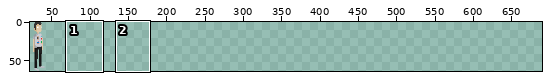
Edited in one commit: sprite sheet (img/player.png). Above: a wide view before the commit, with the close-up outlined.
Close-up. Before:
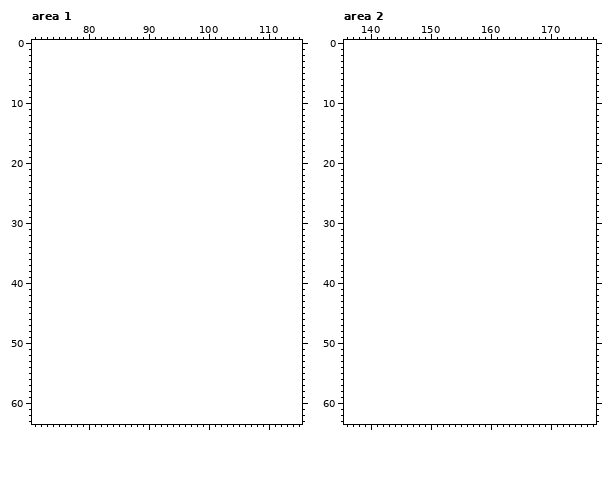
The file is 64x64 pixels. Colours within 5 levels of each other are drawn and written as one. Shown: area 1: x 71..115, y 0..63; area 2: x 136..177, y 0..63. The old version is drawn lined up with the new one, on the new canvas. The wide view leaves out empty margins. The commit also changed other parts of the picture, which this record leaves out.
New version:
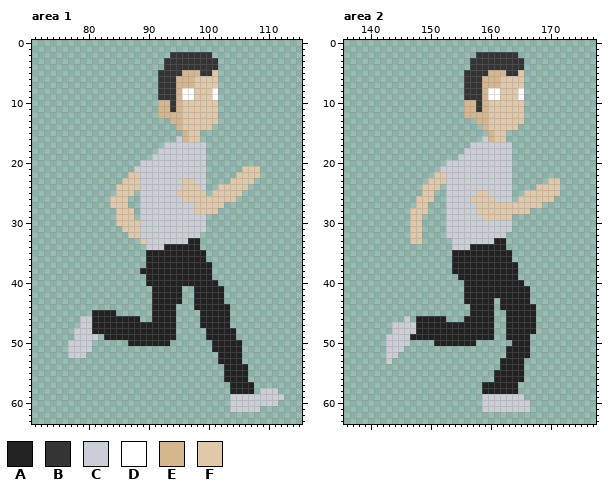
Palette (. is transparent): A #222222  B #343434  C #cbced6  D #ffffff  E #d6b68c  F #e0c8a8
From old to new:
canvas 64x64 -> 704x64
Changed rows in their new state; - is an unchanged pixel.
Area 1:
first column x 77:
 2 -----------------BBBBBBB------------
 3 ----------------BBBBBBBBB-----------
 4 ----------------BBBBBBBBB-----------
 5 ---------------BBBBEEEBBF-----------
 6 ---------------BBBEEEFFFF-----------
 7 ---------------BBBEEEFFFF-----------
 8 ---------------BBBEDDFFFD-----------
 9 ---------------BBBEDDFFFD-----------
10 ---------------EEBEFFFFFF-----------
11 ---------------EEBEFFFFFF-----------
12 ---------------EEEEFFFFFF-----------
13 -----------------EEFFFFFF-----------
14 ------------------EFFFFF------------
15 -------------------EFF--------------
16 ------------------CEFF--------------
17 ----------------CCCCCCC-------------
18 ---------------CCCCCCCC-------------
19 --------------CCCCCCCCC-------------
20 ------------CCCCCCCCCCC-------------
21 -----------CCCCCCCCCCCC------FFF----
22 ----------FFCCCCCCCCCCC-----FFFF----
23 ---------FFFCCCCCCCFFCC----FFFF-----
24 --------FFFFCCCCCCCFFFC--FFFFF------
25 --------FFF-CCCCCCFFFFF-FFFFF-------
26 -------FFF--CCCCCCCFFFFFFFFF--------
27 -------FFF--CCCCCCCCCFFFFF----------
28 --------FFF-CCCCCCCCCFFFF-----------
29 --------FFF-CCCCCCCCCCC-------------
30 --------FFFFCCCCCCCCCCC-------------
31 ---------FFFCCCCCCCCCCC-------------
32 ----------FFCCCCCCCCCC--------------
33 ------------FCCCCCCCAA--------------
34 -------------CCCAAAAAA--------------
35 -------------AAAAAAAAAA-------------
36 -------------AAAAAAAAAA-------------
37 -------------AAAAAAAAAAA------------
38 ------------AAAAAAAAAAAA------------
39 -------------AAAAAAAAAAA------------
40 -------------AAAAAAAAAAAA-----------
41 --------------AAAAA--AAAAA----------
42 --------------AAAAA--AAAAA----------
43 --------------AAAAA--AAAAA----------
44 --------------AAAA---AAAAAA---------
45 ----AAAA------AAAA----AAAAA---------
46 --CCAAAAAAAA--AAAA----AAAAA---------
47 --CCAAAAAAAAAAAAAA----AAAAA---------
48 -CCCAAAAAAAAAAAAAA-----AAAAA--------
49 -CCCC-AAAAAAAAAAAA-----AAAAA--------
50 CCCC------AAAAAAA-------AAAAA-------
51 CCCC--------------------AAAAA-------
52 CCC----------------------AAAA-------
53 -------------------------AAAA-------
54 --------------------------AAAA------
55 --------------------------AAAA------
56 --------------------------AAAA------
57 ---------------------------AAAA-----
58 ---------------------------AAAA-CCC-
59 ---------------------------CCCCCCCCC
60 ---------------------------CCCCCCCC-
61 ---------------------------CCCCC----
Area 2:
first column x 143:
 2 ---------------BBBBBBB-------
 3 --------------BBBBBBBBB------
 4 --------------BBBBBBBBB------
 5 -------------BBBBEEEBBF------
 6 -------------BBBEEEFFFF------
 7 -------------BBBEEEFFFF------
 8 -------------BBBEDDFFFD------
 9 -------------BBBEDDFFFD------
10 -------------EEBEFFFFFF------
11 -------------EEBEFFFFFF------
12 -------------EEEEFFFFFF------
13 ---------------EEFFFFFF------
14 ----------------EFFFFF-------
15 -----------------EFF---------
16 ----------------CEFF---------
17 --------------CCCCCCC--------
18 -------------CCCCCCCC--------
19 ------------CCCCCCCCC--------
20 ----------CCCCCCCCCCC--------
21 ---------CCCCCCCCCCCC--------
22 --------FFCCCCCCCCCCC--------
23 -------FFFCCCCCCCCCCC------FF
24 ------FFF-CCCCCCCCCCC----FFFF
25 ------FF--CCCCCFFCCCC--FFFFFF
26 -----FFF--CCCCFFFFCCC-FFFFFF-
27 -----FF---CCCCCFFFFFFFFFFF---
28 ----FFF---CCCCCFFFFFFFFF-----
29 ----FF----CCCCCCFFFFF--------
30 ----FF----CCCCCCCCCCC--------
31 ----FF----CCCCCCCCCCC--------
32 ----FF----CCCCCCCCCC---------
33 ----FF-----CCCCCCCAA---------
34 -----------CCCAAAAAA---------
35 -----------AAAAAAAAAA--------
36 -----------AAAAAAAAAA--------
37 -----------AAAAAAAAAAA-------
38 -----------AAAAAAAAAAA-------
39 ------------AAAAAAAAAA-------
40 -------------AAAAAAAAAA------
41 -------------AAAAAAAAAAA-----
42 -------------AAAAAAAAAAA-----
43 -------------AAAAA-AAAAA-----
44 --------------AAAA-AAAAAA----
45 --------------AAAA--AAAAA----
46 ---C-AAAAA---AAAAA--AAAAA----
47 -CCCCAAAAAAAAAAAAA--AAAAA----
48 -CCCCAAAAAAAAAAAAA--AAAAA----
49 CCCCAAAAAAAAAAAAAA--AAAA-----
50 CCCC----AAAAAAA------AAA-----
51 CCC-----------------AAAA-----
52 CC------------------AAAA-----
53 C------------------AAAA------
54 -------------------AAAA------
55 ------------------AAAAA------
56 ------------------AAAAA------
57 ----------------AAAAAA-------
58 ----------------AAAAAA-------
59 ----------------CCCCCCC------
60 ----------------CCCCCCCC-----
61 ----------------CCCCCCCC-----
Pixel boxes of the changes (left, top, right, bottom) in both close-ups:
added: (68, 52, 284, 412)
added: (386, 52, 560, 412)
